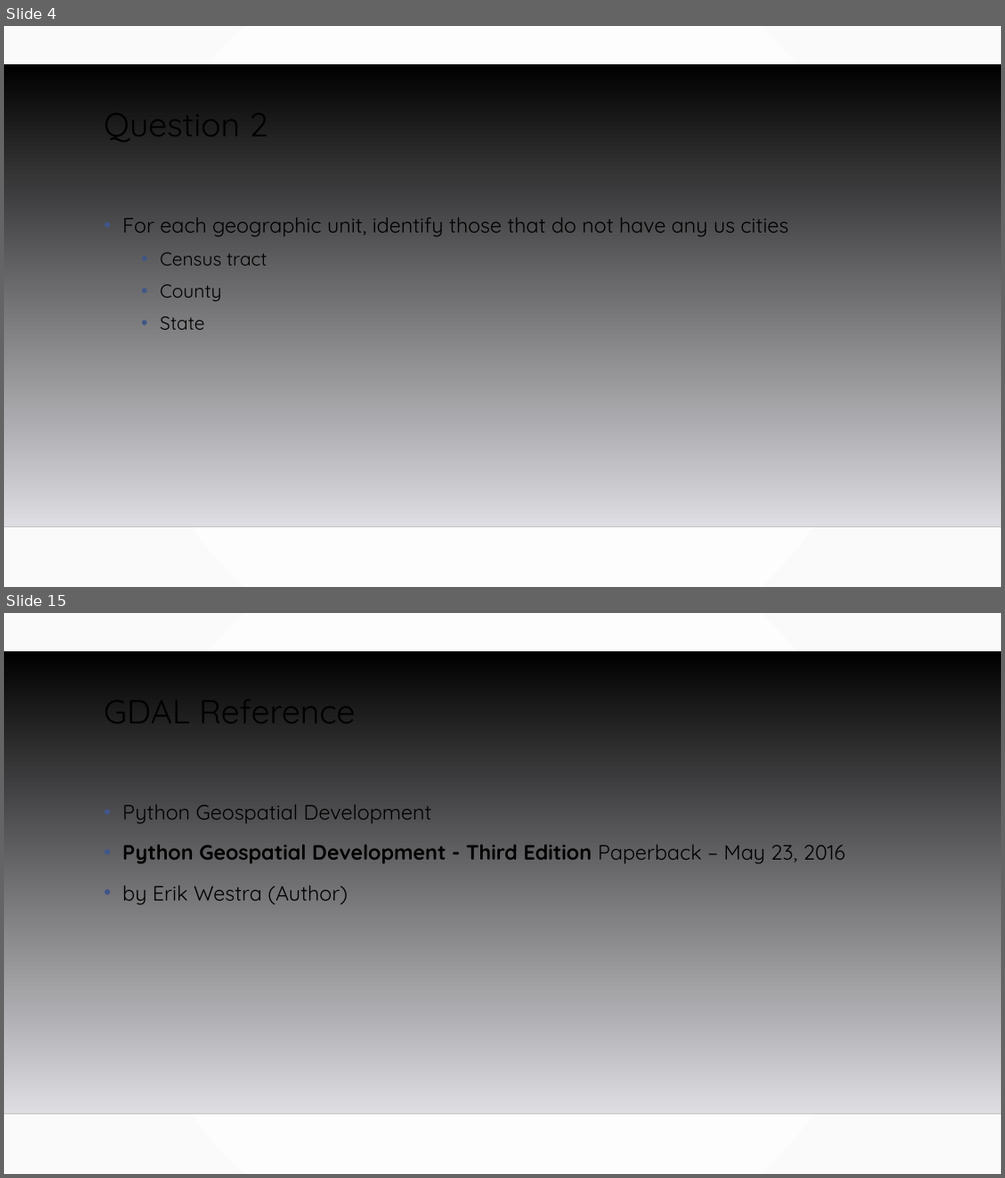
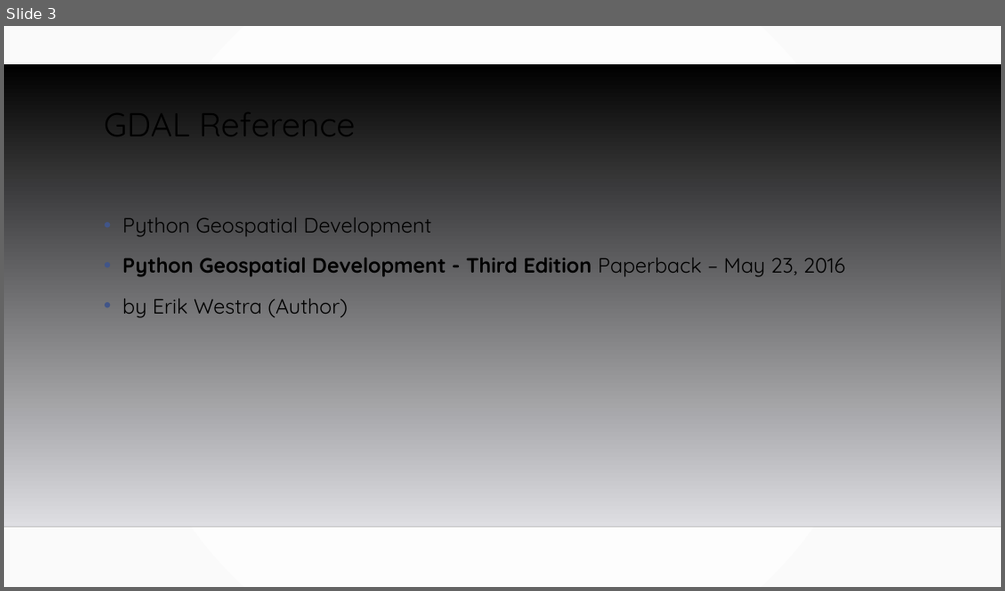
Before and after one commit to MGIS-UMN/GIS5577_week7, a slide deck: Advanced_spatial_queries.odp. Shown one above the other, each under a label of ours: slides 4 and 15 before the commit, slide 3 after it; the slides between them are not shown. The pictures are 1005x1178 and 1005x591 pixels, drawn with LibreOffice and Linux fonts; fonts in the diff are those of the drawing; background and template pictures are left out. Boxes give left, top, right and bottom in pixels: in the first picture for what was removed or moved away, otherwise in the second. Text is boxed around its words. In the diff, an @@ line names an element or a change of style, - is before the commit and + after.

```diff
--- a/Advanced_spatial_queries.odp
+++ b/Advanced_spatial_queries.odp
@@ slide 4 removed at [4, 26, 1001, 587], background gradient #FFFFFF to #FAFAFA; not listed: 2 template elements that a slide beside it also shows @@
@@ title removed at [104, 97, 267, 146] @@
-Question 2
@@ text removed at [122, 217, 789, 329] @@
-• For each geographic unit, identify those that do not have any us cities
-  • Census tract
-  • County
-  • State
@@ what was slide 15 is now slide 3 @@
```
Also in this commit, not shown: 2 slides changed, 11 other slides removed, 1 other file.
